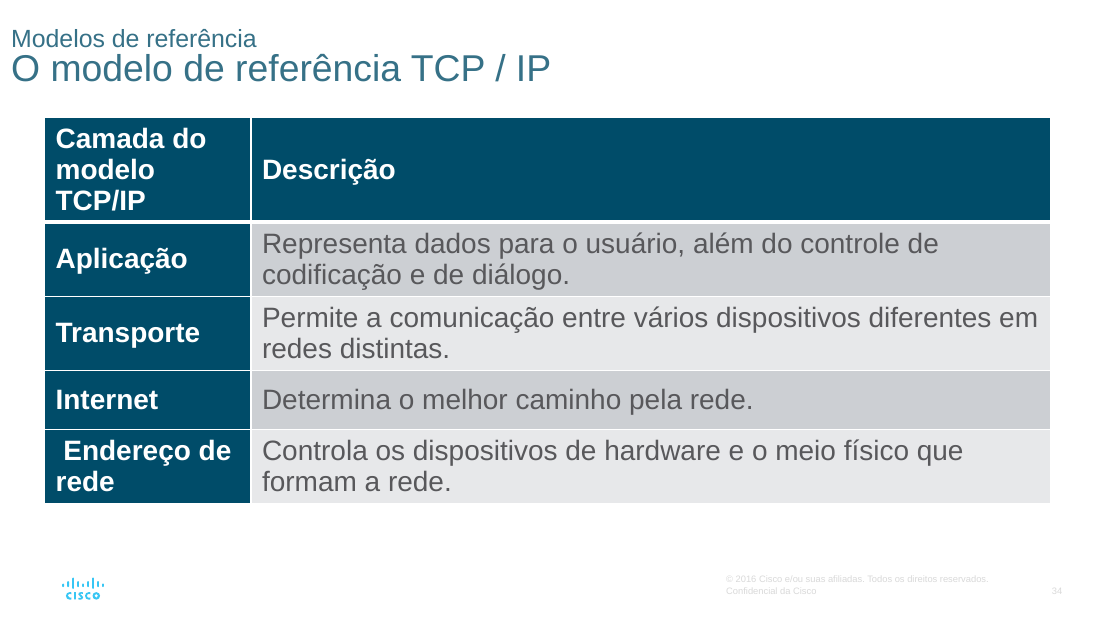
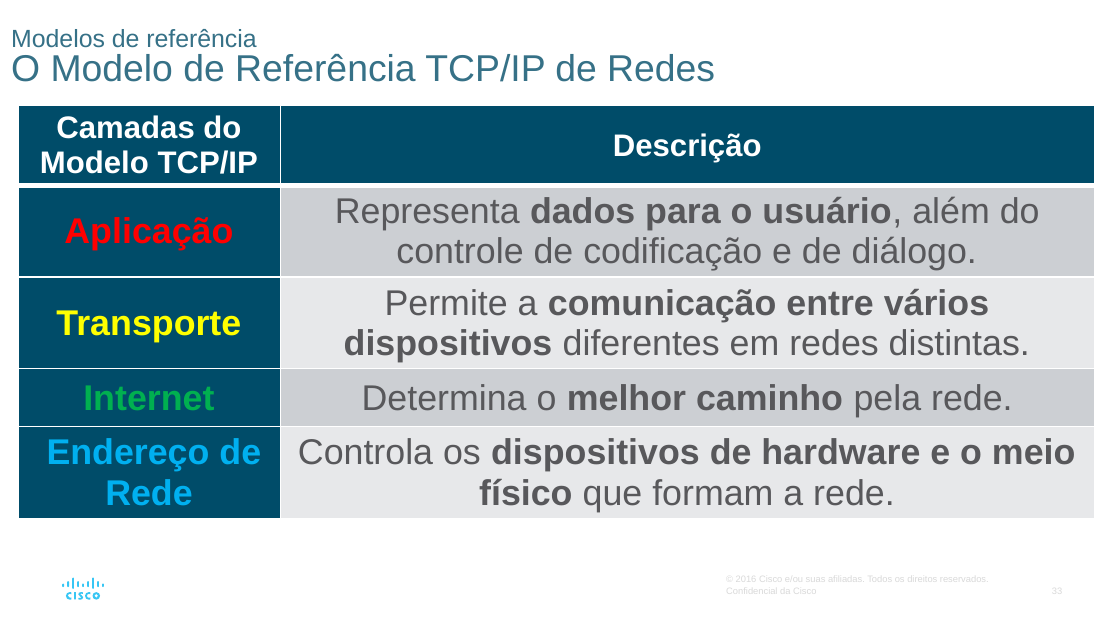
Before and after one commit to vaamonde/netacad, a slide deck: slide 33 of 02-CCNA-200-301-v7/01-CCNA-IntroducaoAsRedes-v7.02/01-Modulo01-PPTS/Modulo03-Protocolos.pptx (slide 34 before the commit). Drawn at 1120x630 pixels with LibreOffice and Linux fonts; fonts in the diff are those of the drawing. Boxes give left, top, right and bottom in pixels: in the first picture for what was removed or moved away, otherwise in the second. Text is boxed around its words. In the diff, an @@ line names an element or a change of style, - is before the commit and + after.

```diff
--- a/02-CCNA-200-301-v7/01-CCNA-IntroducaoAsRedes-v7.02/01-Modulo01-PPTS/Modulo03-Protocolos.pptx
+++ b/02-CCNA-200-301-v7/01-CCNA-IntroducaoAsRedes-v7.02/01-Modulo01-PPTS/Modulo03-Protocolos.pptx
@@ title at (11,29,715,82): text changed @@
-Modelos de referência
-O modelo de referência TCP / IP
+Modelos de referência
+O Modelo de Referência TCP/IP de Redes
@@ table at (18,105,1094,516) @@
-row 1, column 1: Camada do modelo TCP/IP
+row 1, column 1: Camadas do Modelo TCP/IP
-row 5, column 1: Endereço de rede
+row 5, column 1: Endereço de Rede
@@ size 18 to 20 pt in "Descrição" @@
@@ size 18 to 23 pt in "Aplicação", "Representa dados para o usuário, além do ...", "Transporte", "Permite a comunicação entre vários dispositivos diferentes ..." and 3 more places @@
@@ text colour #FFFFFF to #FF0000 in "Aplicação" @@
@@ bold on in "dados para o usuário,", "comunicação entre vários dispositivos", "melhor caminho", "dispositivos de hardware e o meio físico" @@
@@ text colour #FFFFFF to #FFFF00 in "Transporte" @@
@@ text colour #FFFFFF to #00B050 in "Internet" @@
@@ alignment left to centre @@
@@ table: place and size @@
-table at (45,116,1051,496)
+table at (18,105,1094,516)
```
Also in this commit, not shown: 41 other slides changed, 2 slides removed, 15 other files.
